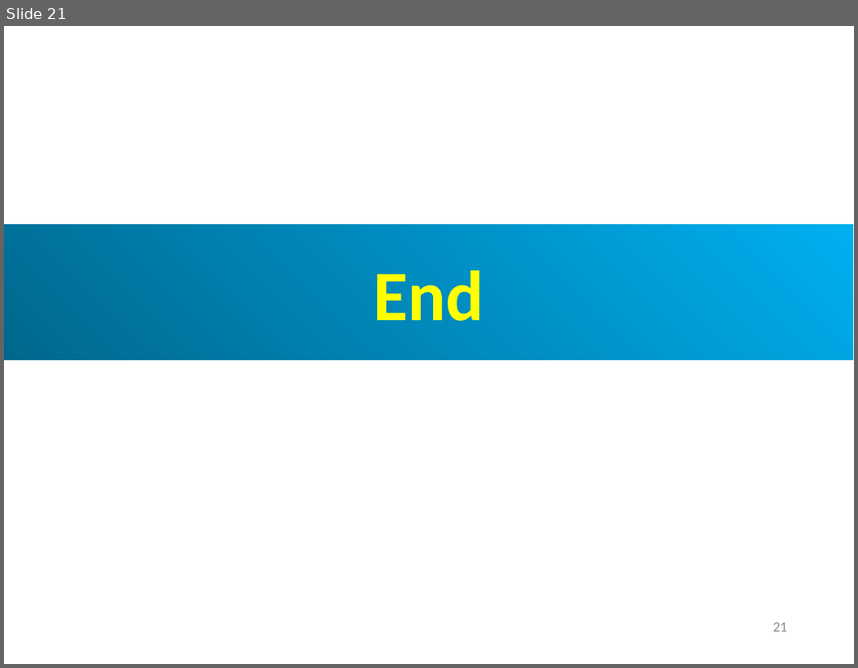
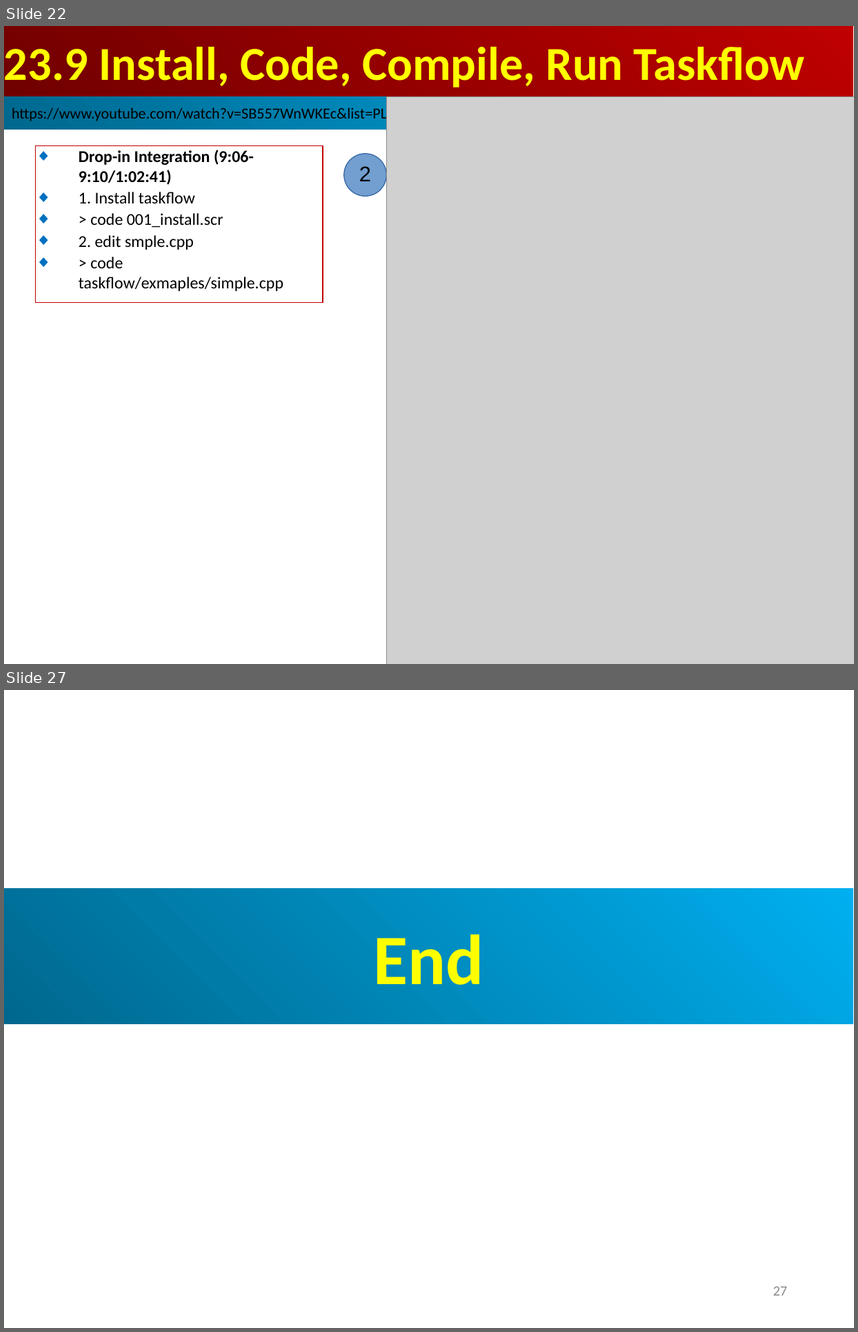
Before and after one commit to peterhchen/AIU_CS800_Chisel, a slide deck: 500_UCSC_HWD/023_Taskflow/000_Video/023.Taskflow.ppt. Shown one above the other, each under a label of ours: slide 21 before the commit, slides 22 and 27 after it; the slides between them are not shown. The pictures are 858x668 and 858x1332 pixels, drawn with LibreOffice and Linux fonts; fonts in the diff are those of the drawing; grey boxes stand for pictures. Boxes give left, top, right and bottom in pixels: in the first picture for what was removed or moved away, otherwise in the second. Text is boxed around its words. In the diff, an @@ line names an element or a change of style, - is before the commit and + after.

```diff
--- a/500_UCSC_HWD/023_Taskflow/000_Video/023.Taskflow.ppt
+++ b/500_UCSC_HWD/023_Taskflow/000_Video/023.Taskflow.ppt
@@ slide 22 added at (4, 26, 854, 664), background #FFFFFF @@
@@ rectangle added at (4, 26, 853, 96), fill gradient #BF0000 to #710000, 40 pt, text #FFFF00, bold @@
+23.9 Install, Code, Compile, Run Taskflow
@@ rectangle added at (4, 96, 853, 129), fill gradient #00AFEF to #00688E, 13 pt, text #000000 @@
+https://www.youtube.com/watch?v=SB557WnWKEc&list=PLfrN7RIcMe6g2LBRJLTHTdhyj5s8ag0Rg&index=21
@@ picture added at (386, 96, 854, 664) @@
@@ rectangle added at (36, 146, 323, 302), outline #C00000 0.74 pt, 14 pt, text #000000 @@
+◆ Drop-in Integration (9:06-9:10/1:02:41)
+◆ 1. Install taskflow
+◆ > code 001_install.scr
+◆ 2. edit smple.cpp
+◆ > code taskflow/exmaples/simple.cpp
@@ ellipse added at (344, 154, 386, 196), fill #729FCF, outline #3465A4 0.74 pt, 18 pt, text #000000 @@
+2
@@ what was slide 21 is now slide 27 @@
@@ page number at (773, 1286, 788, 1295): text changed @@
-21
+27
```
Also in this commit, not shown: 2 slides changed, 5 other slides added.
